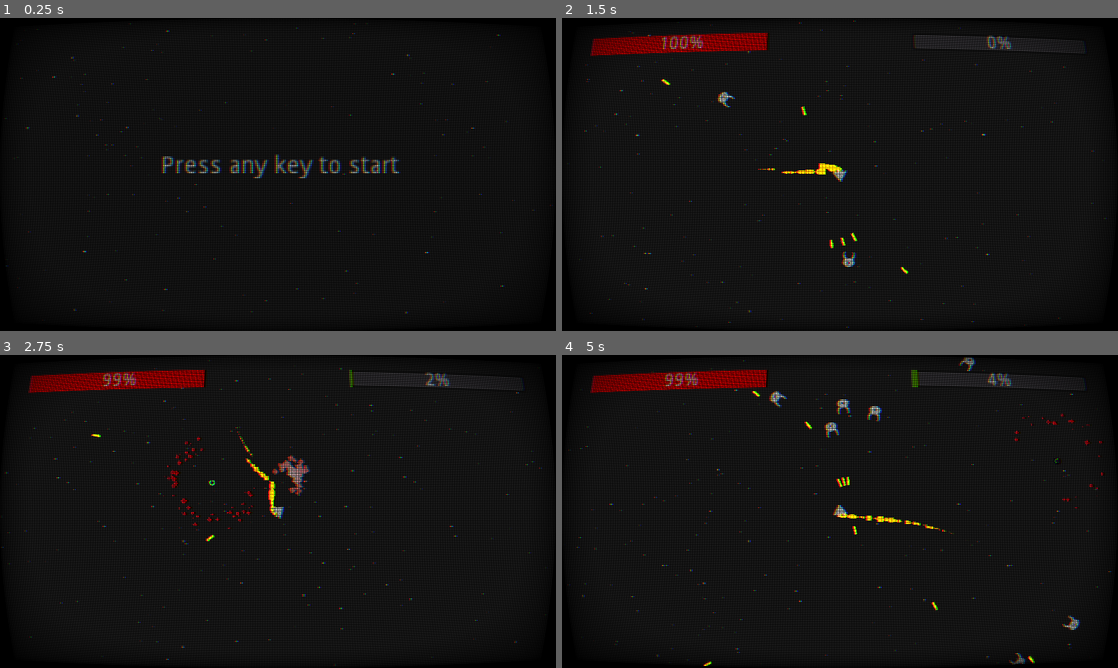
Above: before the commit, frames 1-4 (two rows, left to right).
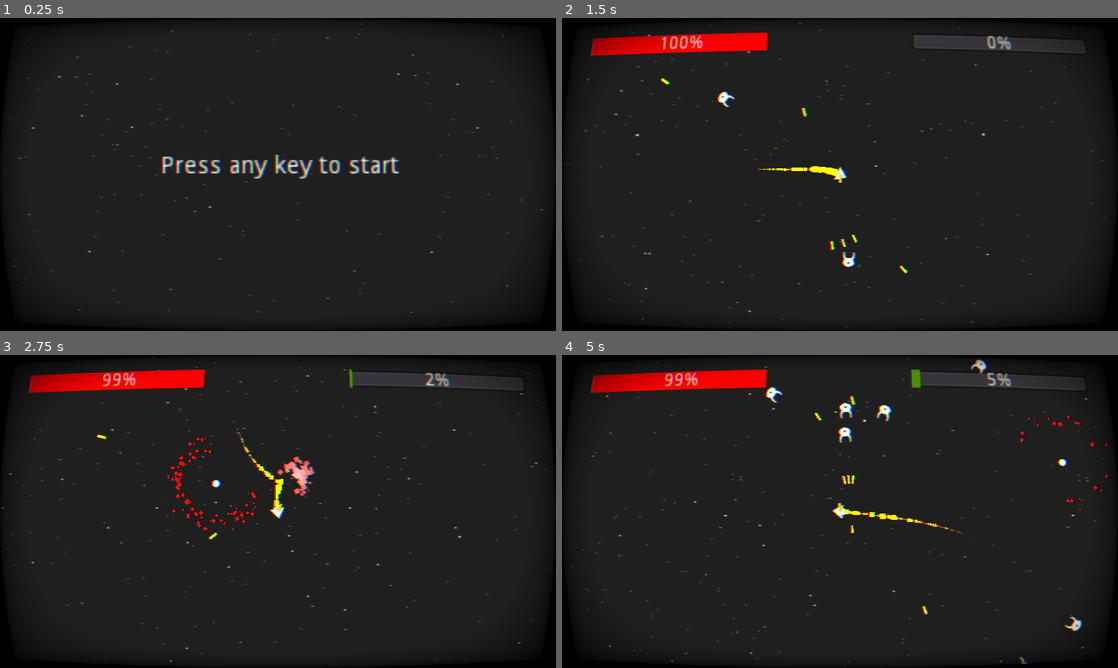
Above: after the commit, the same moments.

Repository: saveas/Kosmos
Game: Godot game, scene res://Scenes/Menu.tscn
Two runs of this game, one before a commit and one after it. Both use one fixed random seed, a clock stepped at 60 frames per second and the inputs below.
Inputs (mouse positions are in pixels of both pictures, inside the frame that each line leads up to):
- Up to frame 1 (0.25 s): no input
- Up to frame 2 (1.5 s): tap Enter at 0.5 s; move the mouse to (962, 158) at 0.52 s; hold Right (move_right) 0.53-1.28 s; click (962, 158) at 0.67 s; move the mouse to (728, 190) at 1.27 s; hold Down (move_down) from 1.28 s (still down); click (728, 190) at 1.42 s
- Up to frame 3 (2.75 s): move the mouse to (333, 442) at 2.02 s; release Down (move_down) at 2.03 s; hold Right (move_right) from 2.03 s (still down); click (333, 442) at 2.17 s
- Up to frame 4 (5 s): move the mouse to (812, 574) at 2.77 s; release Right (move_right) at 2.78 s; hold Up (move_up) 2.78-3.53 s; click (812, 574) at 2.92 s; move the mouse to (1006, 558) at 3.52 s; hold Left (move_left) from 3.53 s (still down); click (1006, 558) at 3.67 s; move the mouse to (673, 464) at 4.27 s; click (673, 464) at 4.42 s

The runs differ from the first frame. In frame 1, 30% of the frame differs, in the area x 0-100%, y 1-98%; in frame 2, 31%; in frame 3, 32%; in frame 4, 32%, in the area x 1-99%, y 0-100%.

Commit message:
added rotating gun, ship rotates to velocity

Diff:
--- a/Scenes/Menu.tscn
+++ b/Scenes/Menu.tscn
@@ -163,10 +163,10 @@
 shader_param/corner_color = Color( 0, 0, 0, 1 )
 shader_param/show_vignette = true
 shader_param/vignette_opacity = 0.3
-shader_param/show_horizontal_scan_lines = true
+shader_param/show_horizontal_scan_lines = false
 shader_param/horizontal_scan_lines_amount = 180.0
 shader_param/horizontal_scan_lines_opacity = 1.0
-shader_param/show_vertical_scan_lines = true
+shader_param/show_vertical_scan_lines = false
 shader_param/vertical_scan_lines_amount = 320.0
 shader_param/vertical_scan_lines_opacity = 1.0
 shader_param/boost = 1.73
--- a/Scenes/Orb.tscn
+++ b/Scenes/Orb.tscn
@@ -1,40 +1,10 @@
-[gd_scene load_steps=6 format=2]
+[gd_scene load_steps=4 format=2]
 
 [ext_resource path="res://Scripts/Orb.gd" type="Script" id=1]
 [ext_resource path="res://Assets/orb.png" type="Texture" id=2]
 
 [sub_resource type="RectangleShape2D" id=1]
 extents = Vector2( 8, 8 )
-
-[sub_resource type="Shader" id=2]
-code = "shader_type canvas_item;
-
-
-uniform vec4 color: hint_color = vec4(1.0);
-
-
-float circle(vec2 position, float radius, float feather)
-{
-	return smoothstep(radius, radius + feather, length(position - vec2(0.5)));
-}
-
-
-void fragment(){
-
-	float outer = circle(vec2(UV.x, UV.y), 0.35, 0.01);
-
-	float fade_effect = sin(TIME) * 0.1;
-
-	float inner = 1.0 - circle(vec2(UV.x, UV.y), 0.275, 0.1 - fade_effect );
-
-	COLOR = color;
-	COLOR.a -= outer + inner;
-
-}"
-
-[sub_resource type="ShaderMaterial" id=3]
-shader = SubResource( 2 )
-shader_param/color = Color( 0.0784314, 0.796078, 0.0901961, 1 )
 
 [node name="KinematicBody2D" type="KinematicBody2D"]
 collision_layer = 8
@@ -45,7 +15,5 @@
 shape = SubResource( 1 )
 
 [node name="Sprite" type="Sprite" parent="."]
-modulate = Color( 22.62, 17.55, 22.36, 1 )
-material = SubResource( 3 )
 scale = Vector2( 0.5, 0.5 )
 texture = ExtResource( 2 )
--- a/Scenes/Spaceship.tscn
+++ b/Scenes/Spaceship.tscn
@@ -11,6 +11,9 @@
 
 [sub_resource type="CircleShape2D" id=4]
 radius = 328.123
+
+[sub_resource type="CircleShape2D" id=5]
+radius = 16.0
 
 [node name="Spaceship" type="KinematicBody2D"]
 collision_mask = 20
@@ -34,16 +37,19 @@
 rotation = 1.5708
 texture = ExtResource( 1 )
 
-[node name="Muzzle" type="Position2D" parent="."]
-position = Vector2( 16, 0 )
-
-[node name="CollisionPolygon2D" type="CollisionPolygon2D" parent="."]
-rotation = 1.5708
-polygon = PoolVector2Array( -1, -16, -16, 6, -16, 7, -10, 7, -9, 6, -8, 7, -8, 10, -4, 10, -3, 6, 3, 6, 4, 11, 8, 11, 8, 6, 10, 6, 11, 7, 16, 7, 16, 5, 2, -16 )
-
 [node name="Area2D" type="Area2D" parent="."]
 collision_layer = 0
 collision_mask = 4
 
 [node name="CollisionShape2D" type="CollisionShape2D" parent="Area2D"]
 shape = SubResource( 4 )
+
+[node name="Gun" type="Polygon2D" parent="."]
+color = Color( 0.929412, 0.831373, 0.0235294, 1 )
+polygon = PoolVector2Array( 0, -3, 19, -3, 19, 3, 0, 3 )
+
+[node name="Muzzle" type="Position2D" parent="Gun"]
+position = Vector2( 19, 0 )
+
+[node name="CollisionShape2D" type="CollisionShape2D" parent="."]
+shape = SubResource( 5 )
--- a/Scenes/World.tscn
+++ b/Scenes/World.tscn
@@ -108,10 +108,10 @@
 shader_param/corner_color = Color( 0, 0, 0, 1 )
 shader_param/show_vignette = true
 shader_param/vignette_opacity = 0.3
-shader_param/show_horizontal_scan_lines = true
+shader_param/show_horizontal_scan_lines = false
 shader_param/horizontal_scan_lines_amount = 180.0
 shader_param/horizontal_scan_lines_opacity = 1.0
-shader_param/show_vertical_scan_lines = true
+shader_param/show_vertical_scan_lines = false
 shader_param/vertical_scan_lines_amount = 320.0
 shader_param/vertical_scan_lines_opacity = 1.0
 shader_param/boost = 2.0
@@ -380,10 +380,6 @@
 [sub_resource type="ImageTexture" id=15]
 size = Vector2( 500, 500 )
 
-[sub_resource type="Environment" id=16]
-glow_enabled = true
-glow_intensity = 2.25
-
 [node name="World" type="Node2D"]
 script = ExtResource( 3 )
 
@@ -487,6 +483,3 @@
 position = Vector2( 3, 0 )
 texture = SubResource( 15 )
 polygon = PoolVector2Array( -1440, -840, -1440, 1360, 2216, 1344, 2184, -840, -1440, -840, -757, -469, 1492, -469, 1493, 1015, -758, 1014, -757, -469 )
-
-[node name="WorldEnvironment" type="WorldEnvironment" parent="."]
-environment = SubResource( 16 )
--- a/Scripts/Menu.gd
+++ b/Scripts/Menu.gd
@@ -7,4 +7,4 @@
 		var _start = get_tree().change_scene("res://Scenes/World.tscn")
 
 func _process(_delta):
-	$Camera2D.position.x += 1
+	$Camera2D.position.x += 0.2
--- a/Scripts/Spaceship.gd
+++ b/Scripts/Spaceship.gd
@@ -10,6 +10,7 @@
 var velocity = Vector2(0, 0)
 var reload_time = 0
 var fire_rate=0.2
+var shoot_rotation = 0
 
 func _physics_process(delta):
 
@@ -17,7 +18,9 @@
 	var enemy_near = false
 	for body in $Area2D.get_overlapping_bodies():
 		if position.distance_to(body.position)<closest_distance:
-			look_at(body.position)
+			#look_at(body.position)
+			$Gun.global_rotation = PI+position.angle_to_point(body.position)
+			shoot_rotation = $Gun.global_rotation
 			closest_distance = position.distance_to(body.position)
 			enemy_near = true
 
@@ -59,21 +62,22 @@
 
 	velocity *= 0.98
 
-	#$Camera2D.zoom = Vector2(2,2)
+
 
 	if velocity.length() > MAX_SPEED:
 		velocity = velocity.normalized() * MAX_SPEED
 
 	var collision = move_and_collide(velocity * delta)
 	if collision:
-		if collision.collider.is_in_group("enemies"):
+		if not collision.collider.is_in_group("enemies"):
 			pass
 		velocity = velocity.bounce(collision.normal)
 
-
+	#rotation = cos(velocity.normalized().x) + sin(velocity.normalized().y)
+	look_at(transform.origin + velocity)
 func shoot():
 	var bullets = [0,10,-10, 180]
 	for bulletdirection in bullets:
 		var bullet =  bulletscene.instance()
-		bullet.start($Muzzle.global_position, rotation - deg2rad(bulletdirection))
+		bullet.start($Gun/Muzzle.global_position, shoot_rotation - deg2rad(bulletdirection))
 		get_parent().add_child(bullet)
--- a/Scripts/World.gd
+++ b/Scripts/World.gd
@@ -5,8 +5,6 @@
 var rng = RandomNumberGenerator.new()
 
 func _ready():
-
-
 
 	timer.connect("timeout",self,"spawn_enemy")
 	timer.wait_time = 0.4
--- a/project.godot
+++ b/project.godot
@@ -22,8 +22,6 @@
 
 window/size/width=1280
 window/size/height=720
-window/size/test_width=640
-window/size/test_height=360
 window/stretch/mode="2d"
 window/stretch/aspect="keep"
 
Not shown: 1 places in Scenes/Spaceship.tscn that only renumber resources
Not shown: 1 places in Scenes/World.tscn that only renumber resources
